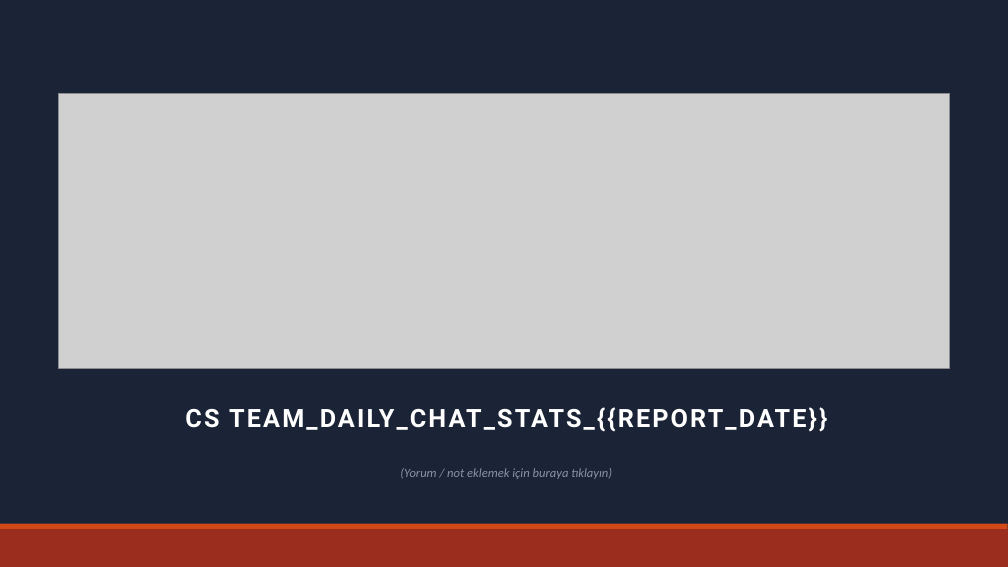
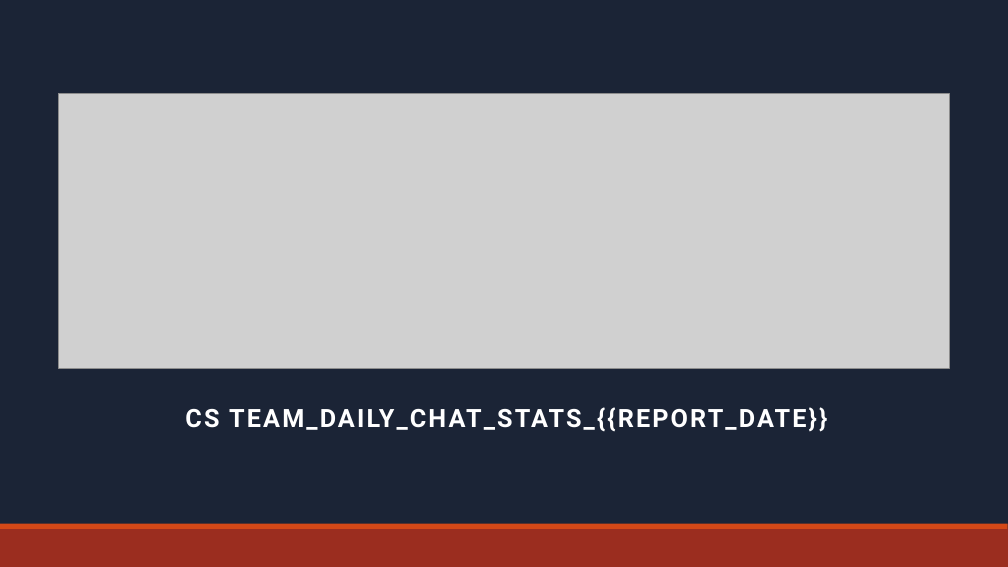
Before and after one commit to erhanbs70/poligon-chat-analyzer, a slide deck: slide 1 of pptx-report/template.pptx. Drawn at 1008x567 pixels with LibreOffice and Linux fonts; fonts in the diff are those of the drawing; grey boxes stand for pictures. Boxes give left, top, right and bottom in pixels: in the first picture for what was removed or moved away, otherwise in the second. Text is boxed around its words. In the diff, an @@ line names an element or a change of style, - is before the commit and + after.

```diff
--- a/pptx-report/template.pptx
+++ b/pptx-report/template.pptx
@@ text removed at bbox=[400, 468, 612, 479] @@
-(Yorum / not eklemek için buraya tıklayın)
```
Also in this commit, not shown: 8 other slides changed, 1 other file.
